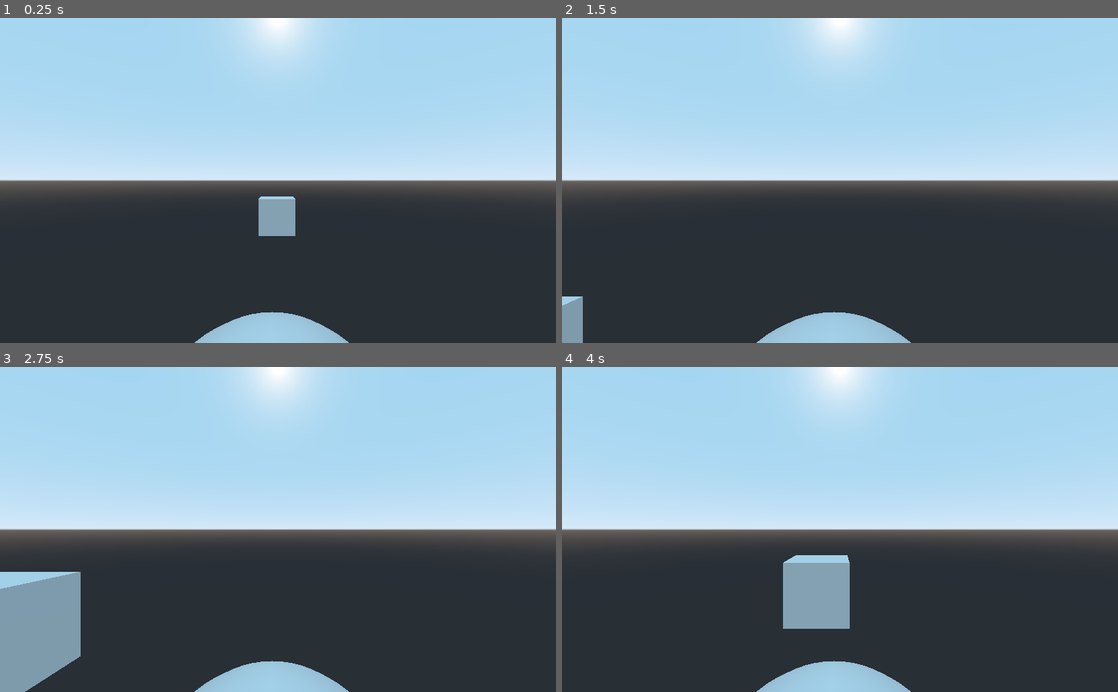
Above: before the commit, frames 1-4 (two rows, left to right).
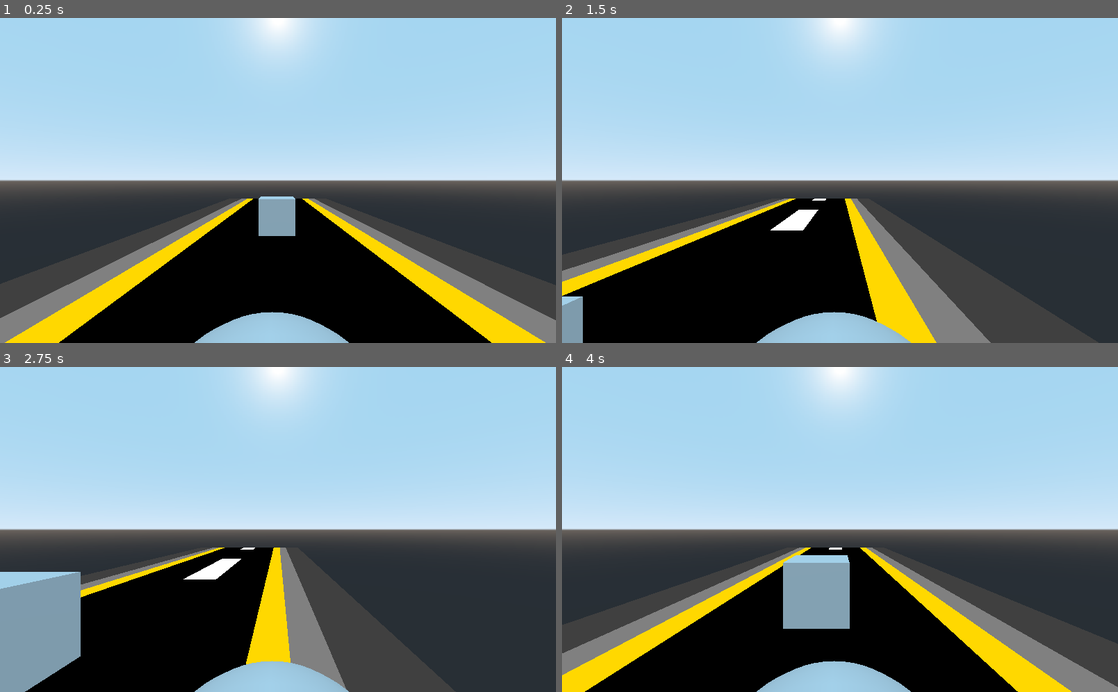
Above: after the commit, the same moments.

Repository: ClarkThyLord/Speed-Trash
Game: Godot game, scene res://src/map.tscn
The game is run twice, just before and just after one commit, with the same random seed, the same clock (stepped at 60 frames per second) and the same inputs.
Inputs:
- Up to frame 1 (0.25 s): no input
- Up to frame 2 (1.5 s): hold Right (ui_right) 0.53-1.28 s; hold Left (ui_left) from 1.28 s (still down)
- Up to frame 3 (2.75 s): release Left (ui_left) at 2.03 s; hold Right (ui_right) from 2.03 s (still down)
- Up to frame 4 (4 s): release Right (ui_right) at 3.53 s; hold Left (ui_left) from 3.53 s (still down)

The runs differ from the first frame. In frame 1, 26% of the frame differs, in the area x 0-100%, y 55-100%; in frame 2, 22%; in frame 3, 16%; in frame 4, 24%.

Commit message:
add Road
Clark was here :V

Diff:
--- a/src/map.tscn
+++ b/src/map.tscn
@@ -1,9 +1,53 @@
-[gd_scene load_steps=3 format=2]
+[gd_scene load_steps=6 format=2]
 
 [ext_resource path="res://src/obstacles/obstacle.tscn" type="PackedScene" id=1]
 [ext_resource path="res://src/garbage_truck/garbage_truck.tscn" type="PackedScene" id=2]
+[ext_resource path="res://assets/map/road.png" type="Texture" id=3]
+
+[sub_resource type="Animation" id=1]
+resource_name = "idle"
+tracks/0/type = "value"
+tracks/0/path = NodePath(".:region_rect")
+tracks/0/interp = 1
+tracks/0/loop_wrap = true
+tracks/0/imported = false
+tracks/0/enabled = true
+tracks/0/keys = {
+"times": PoolRealArray( 0 ),
+"transitions": PoolRealArray( 1 ),
+"update": 0,
+"values": [ Rect2( 0, 0, 16, 8 ) ]
+}
+
+[sub_resource type="Animation" id=2]
+resource_name = "moving"
+loop = true
+tracks/0/type = "value"
+tracks/0/path = NodePath(".:region_rect")
+tracks/0/interp = 1
+tracks/0/loop_wrap = true
+tracks/0/imported = false
+tracks/0/enabled = true
+tracks/0/keys = {
+"times": PoolRealArray( 0, 1 ),
+"transitions": PoolRealArray( 1, 1 ),
+"update": 0,
+"values": [ Rect2( 0, 8, 16, 8 ), Rect2( 0, 0, 16, 8 ) ]
+}
 
 [node name="Map" type="Spatial"]
+
+[node name="Road" type="Sprite3D" parent="."]
+transform = Transform( 1, 0, 0, 0, -2.18557e-07, 1, 0, -5, -4.37114e-08, 0, -1, -18 )
+pixel_size = 1.0
+texture = ExtResource( 3 )
+region_enabled = true
+region_rect = Rect2( 0, 0, 16, 8 )
+
+[node name="AnimationPlayer" type="AnimationPlayer" parent="Road"]
+autoplay = "idle"
+anims/idle = SubResource( 1 )
+anims/moving = SubResource( 2 )
 
 [node name="Obstacle" parent="." instance=ExtResource( 1 )]
 transform = Transform( 1, 0, 0, 0, 1, 0, 0, 0, 1, 0, 0, -15 )
Binary file added: assets/map/road.png
Not shown, added: assets/map/road.png.import
